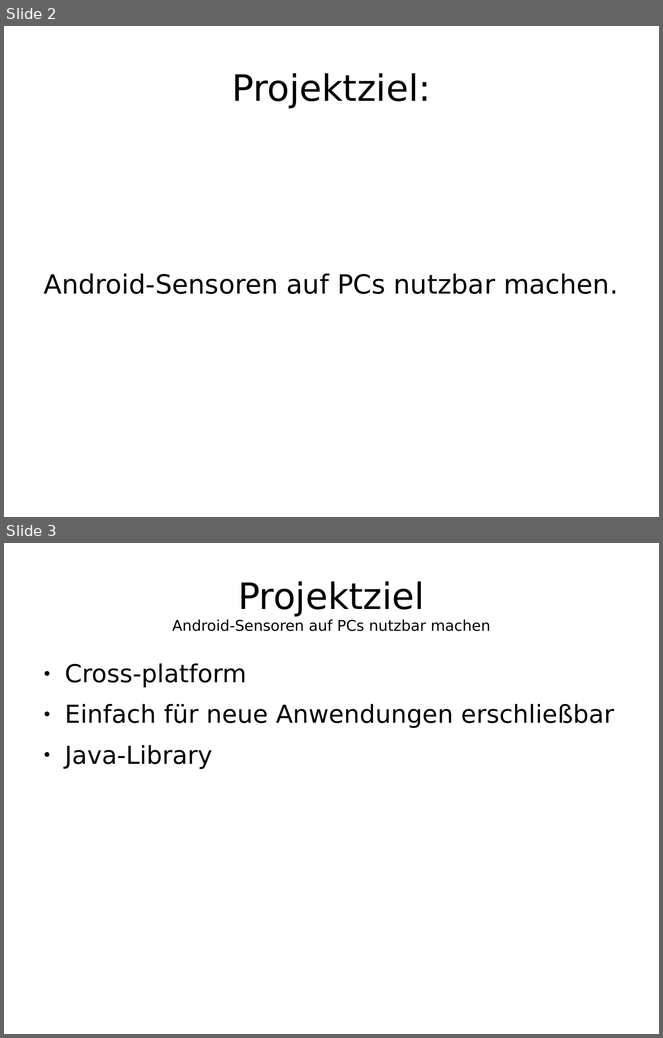
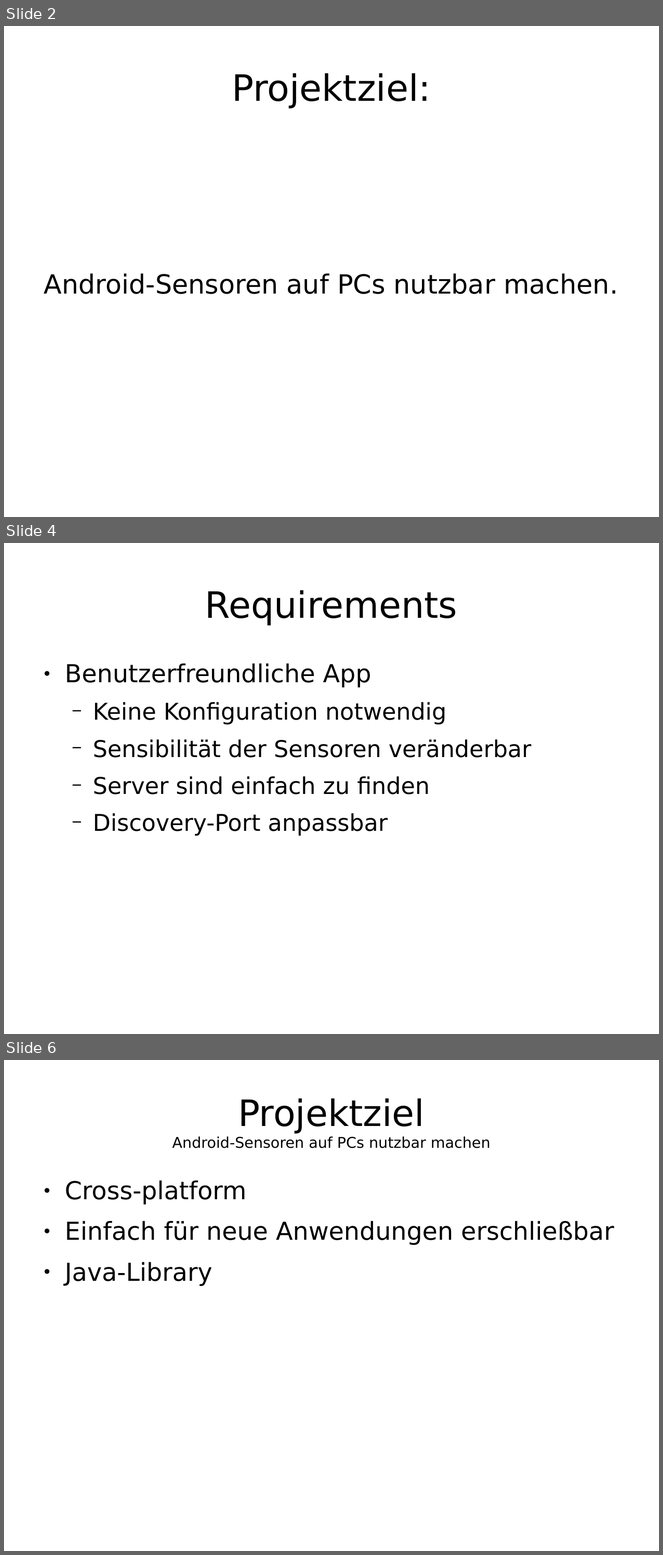
Before and after one commit to enra64/psychic-giggle, a slide deck: zwischenstand anfang dezember.odp. Shown one above the other, each under a label of ours: slides 2 and 3 before the commit, slides 2, 4 and 6 after it; the slides between them are not shown. The pictures are 663x1038 and 663x1555 pixels, drawn with LibreOffice and Linux fonts; fonts in the diff are those of the drawing. Boxes give left, top, right and bottom in pixels: in the first picture for what was removed or moved away, otherwise in the second. Text is boxed around its words. In the diff, an @@ line names an element or a change of style, - is before the commit and + after.

```diff
--- a/zwischenstand anfang dezember.odp
+++ b/zwischenstand anfang dezember.odp
@@ slide 4 added at [4, 543, 659, 1034], background #FFFFFF @@
@@ title added at [205, 590, 457, 626], 44 pt, text #000000 @@
+Requirements
@@ text added at [65, 663, 532, 836], 28 pt, text #000000 @@
+● Benutzerfreundliche App
+  − Keine Konfiguration notwendig
+  − Sensibilität der Sensoren veränderbar
+  − Server sind einfach zu finden
+  − Discovery-Port anpassbar
@@ what was slide 3 is now slide 6 @@
```
Also in this commit, not shown: 2 other slides added.
